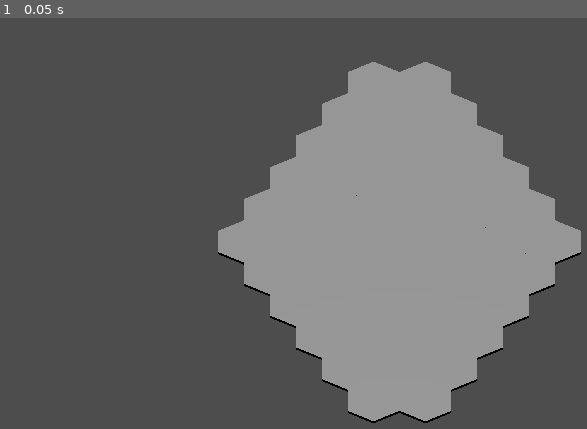
Above: before the commit, frame 1.
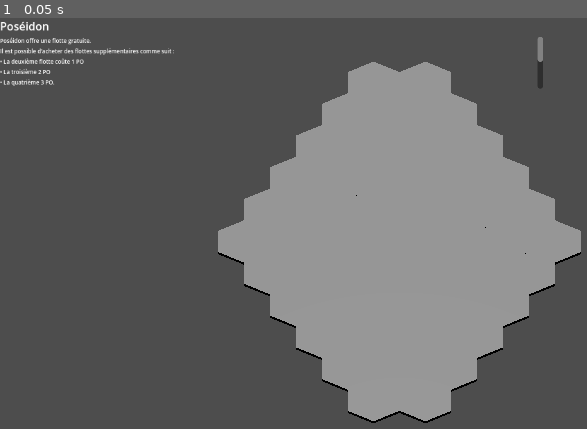
Above: after the commit, the same moment.

Repository: bemug/open-cyclades
Game: Godot game, scene res://entities/maps/test.tscn
Two runs of this game, one before a commit and one after it. Both use one fixed random seed, a clock stepped at 60 frames per second and the inputs below.
Inputs:
- Up to frame 1 (0.05 s): no input

The runs differ from the first frame. In frame 1, 0.8% of the frame differs, in the area x 0-93%, y 0-18%.

Commit message:
Add god UI description

Diff:
--- a/entities/maps/test.tscn
+++ b/entities/maps/test.tscn
@@ -1,6 +1,9 @@
-[gd_scene load_steps=2 format=3 uid="uid://dh8ua3r0srcsj"]
+[gd_scene load_steps=3 format=3 uid="uid://dh8ua3r0srcsj"]
 
 [ext_resource type="PackedScene" uid="uid://fsv2txaxkuub" path="res://entities/hexgrid/hexgrid.tscn" id="1_qpkwb"]
+
+[sub_resource type="Theme" id="Theme_dc4rr"]
+default_font_size = 8
 
 [node name="Test" type="Node3D"]
 
@@ -14,3 +17,42 @@
 
 [node name="DirectionalLight3D" type="DirectionalLight3D" parent="."]
 transform = Transform3D(1, 0, 0, 0, -4.37114e-08, 1, 0, -1, -4.37114e-08, 0, 4.49736, 0)
+
+[node name="UI" type="Control" parent="."]
+layout_mode = 3
+anchors_preset = 9
+anchor_bottom = 1.0
+grow_vertical = 2
+
+[node name="GodsTrack" type="VBoxContainer" parent="UI"]
+offset_right = 783.0
+offset_bottom = 227.0
+
+[node name="God" type="VBoxContainer" parent="UI/GodsTrack"]
+layout_mode = 2
+
+[node name="Name" type="Label" parent="UI/GodsTrack/God"]
+layout_mode = 2
+text = "Poséidon"
+max_lines_visible = 10
+
+[node name="ScrollContainer" type="ScrollContainer" parent="UI/GodsTrack/God"]
+custom_minimum_size = Vector2(0, 75)
+layout_mode = 2
+horizontal_scroll_mode = 0
+
+[node name="Description" type="Label" parent="UI/GodsTrack/God/ScrollContainer"]
+layout_mode = 2
+theme = SubResource("Theme_dc4rr")
+text = "Poséidon offre une flotte gratuite.
+Il est possible d’acheter des flottes supplémentaires comme suit :
+• La deuxième flotte coûte 1 PO
+• La troisième 2 PO
+• La quatrième 3 PO.
+On ne peut pas acheter plus de 3 flottes supplémentaires dans le même tour.
+Chaque joueur ne peut pas posséder plus de 8 flottes.
+On doit construire les flottes sur une case de mer se trouvant autour d’une île appartenant au joueur. Cette case doit être vide ou occupée par des flottes appartenant à ce même joueur.
+
+Déplacer ses flottes
+Pour 1 PO, le joueur peut déplacer des flottes se trouvant dans la même case de mer et les faire avancer de 3 cases au maximum. Il peut intégrer ou abandonner des flottes au cours de ce déplacement.
+Si des flottes pénètrent dans une case occupée par des flottes adverses, leur mouvement est terminé et une bataille navale s’engage immédiatement."
